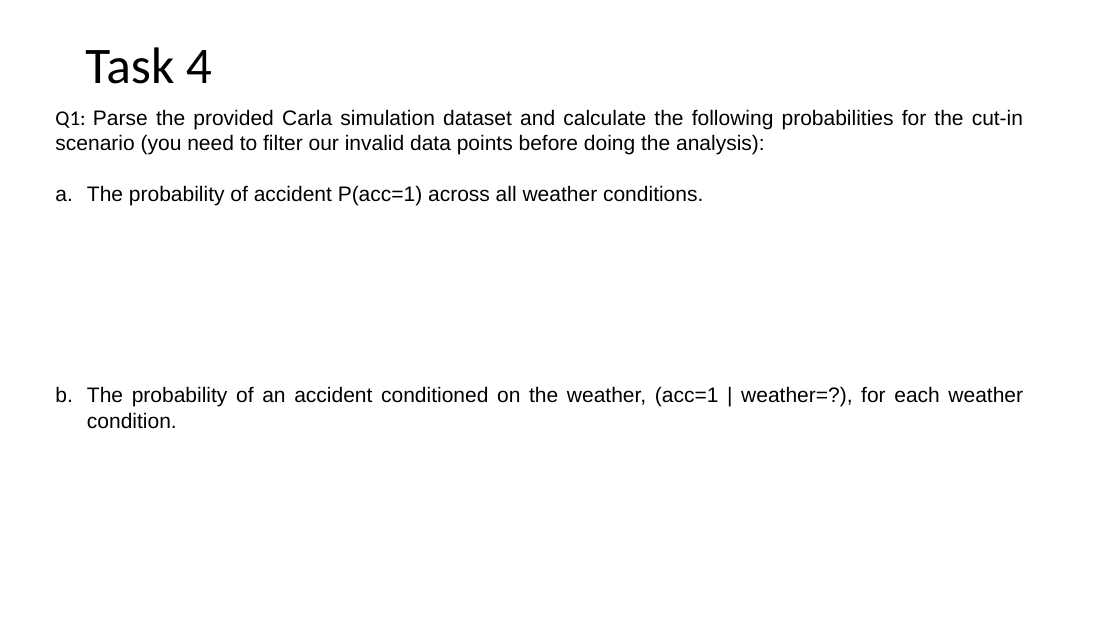
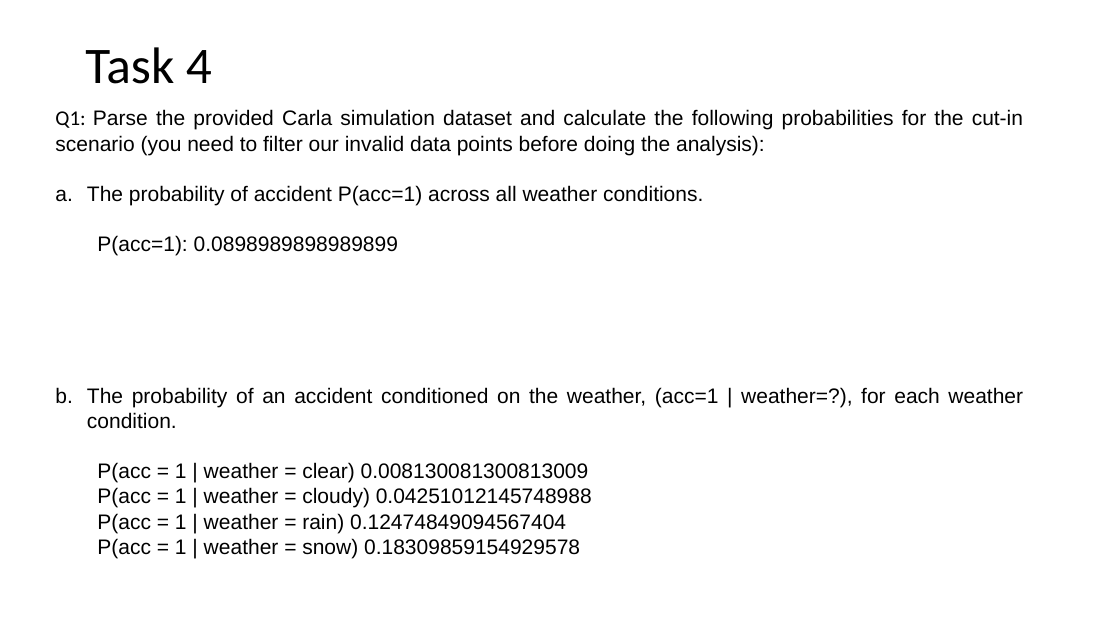
Before and after one commit to mrojaspell/MP1, a slide deck: slide 2 of Powerpoints/mp1_part_3_powerpoint.pptx. Drawn at 1120x630 pixels with LibreOffice and Linux fonts; fonts in the diff are those of the drawing. Boxes give left, top, right and bottom in pixels: in the first picture for what was removed or moved away, otherwise in the second. Text is boxed around its words. In the diff, an @@ line names an element or a change of style, - is before the commit and + after.

```diff
--- a/Powerpoints/mp1_part_3_powerpoint.pptx
+++ b/Powerpoints/mp1_part_3_powerpoint.pptx
@@ text at bbox=[97, 235, 398, 256]: paragraph added @@
+  P(acc=1): 0.0898989898989899
@@ text at bbox=[97, 462, 592, 558]: paragraphs added @@
+  P(acc = 1 | weather = clear) 0.008130081300813009
+  P(acc = 1 | weather = cloudy) 0.04251012145748988
+  P(acc = 1 | weather = rain) 0.12474849094567404
+  P(acc = 1 | weather = snow) 0.18309859154929578
```
Also in this commit, not shown: 5 other slides changed, 1 other file.
